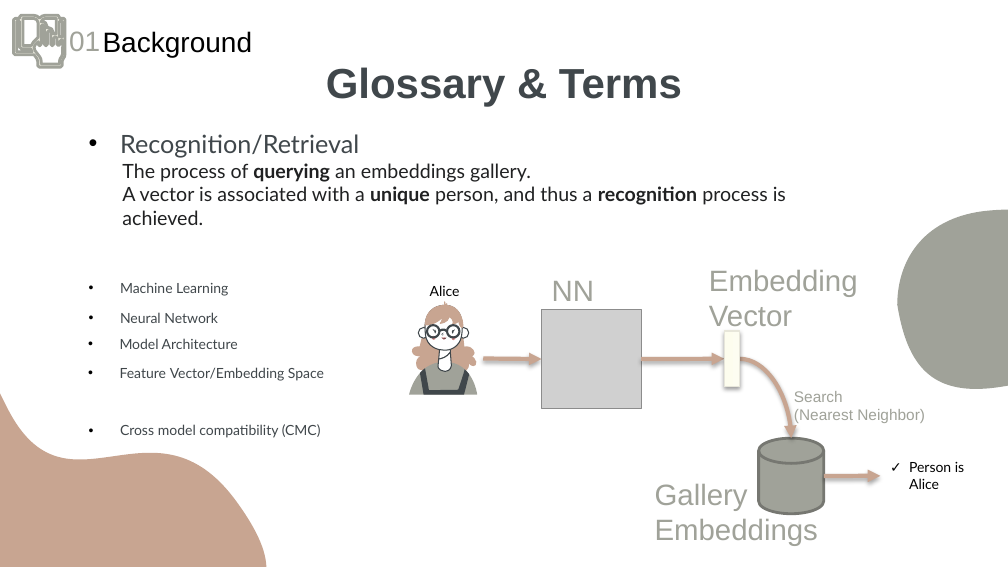
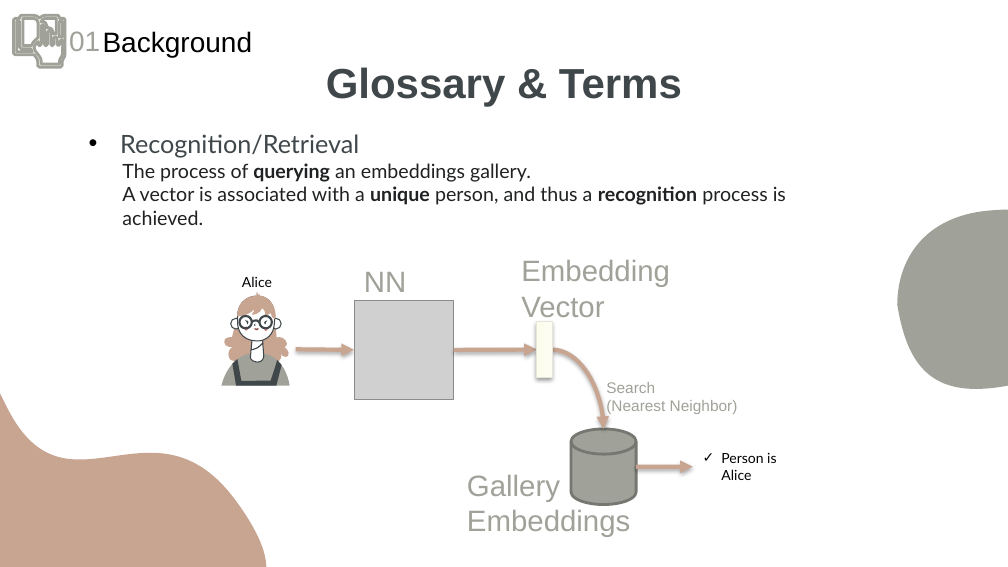
Before and after one commit to kariander1/FaceRecognition, a slide deck: slide 9 of Final Presentation.pptx. Drawn at 1008x567 pixels with LibreOffice and Linux fonts; fonts in the diff are those of the drawing; grey boxes stand for pictures. Boxes give left, top, right and bottom in pixels: in the first picture for what was removed or moved away, otherwise in the second. Text is boxed around its words. In the diff, an @@ line names an element or a change of style, - is before the commit and + after.

```diff
--- a/Final Presentation.pptx
+++ b/Final Presentation.pptx
@@ text removed at box(120, 282, 228, 296) @@
-• Machine Learning
@@ text removed at box(120, 312, 218, 323) @@
-• Neural Network
@@ text removed at box(120, 338, 238, 349) @@
-• Model Architecture
@@ 11 freeform shapes, 3 texts, 2 curved arrows, 1 arrow: place and size @@
-11 freeform shapes, 3 texts, 2 curved arrows, 1 arrow at box(425, 270, 964, 546)
+11 freeform shapes, 3 texts, 2 curved arrows, 1 arrow at box(237, 260, 776, 537)
@@ 11 freeform shapes, 3 texts, 1 picture, 1 cylinder, 1 math minus, 1 arrow: place and size @@
-11 freeform shapes, 3 texts, 1 picture, 1 cylinder, 1 math minus, 1 arrow at box(409, 281, 925, 514)
+11 freeform shapes, 3 texts, 1 picture, 1 cylinder, 1 math minus, 1 arrow at box(222, 272, 738, 505)
@@ text removed at box(120, 367, 324, 381) @@
-• Feature Vector/Embedding Space
@@ text removed at box(120, 424, 321, 438) @@
-• Cross model compatibility (CMC)
```
Also in this commit, not shown: 21 other slides changed.
